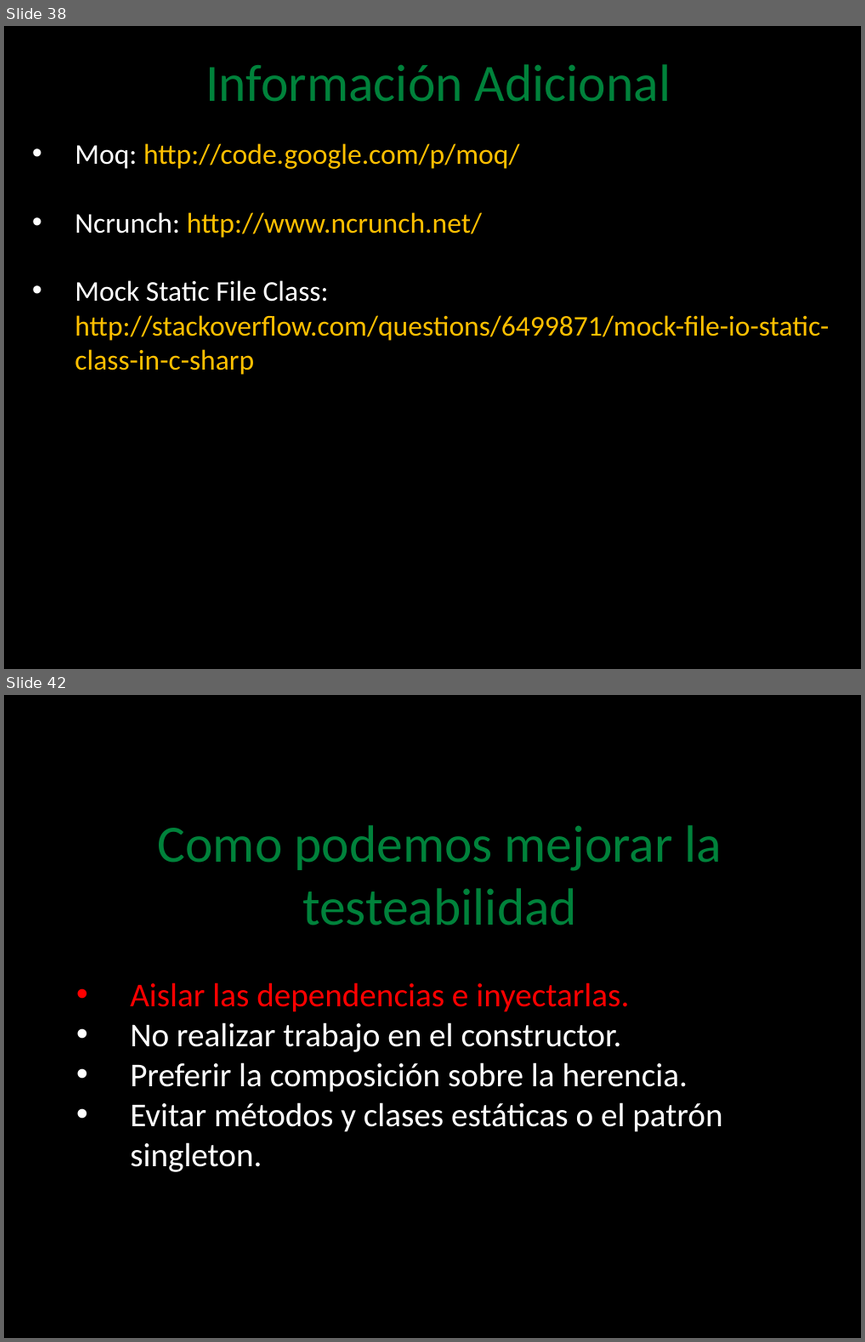
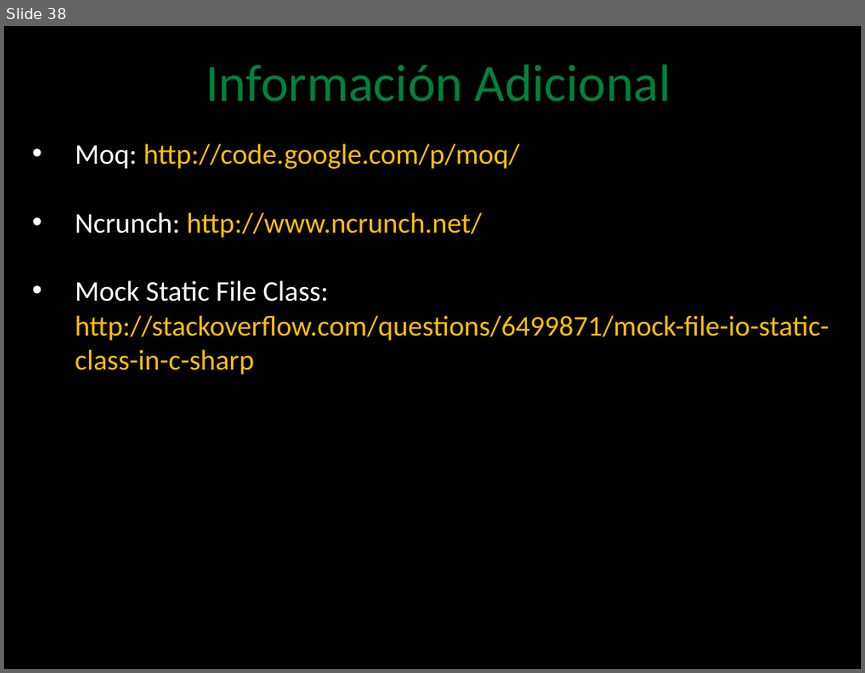
Before and after one commit to angelnunezsalazar/Test-Automation-NET, a slide deck: Diapositivas/2. Mocking.pptx. Shown one above the other, each under a label of ours: slides 38 and 42 before the commit, slide 38 after it; the slides between them are not shown. The pictures are 865x1342 and 865x673 pixels, drawn with LibreOffice and Linux fonts; fonts in the diff are those of the drawing; background and template pictures are left out. Boxes give left, top, right and bottom in pixels: in the first picture for what was removed or moved away, otherwise in the second. Text is boxed around its words. In the diff, an @@ line names an element or a change of style, - is before the commit and + after.

```diff
--- a/Diapositivas/2. Mocking.pptx
+++ b/Diapositivas/2. Mocking.pptx
@@ slide 42 removed at box(4, 695, 861, 1338), background picture (left out) @@
@@ title removed at box(158, 825, 722, 925) @@
-Como podemos mejorar la testeabilidad
@@ text removed at box(130, 982, 722, 1172) @@
-• Aislar las dependencias e inyectarlas.
-• No realizar trabajo en el constructor.
-• Preferir la composición sobre la herencia.
-• Evitar métodos y clases estáticas o el patrón singleton.
```
Also in this commit, not shown: 13 other slides removed, 12 other files.
